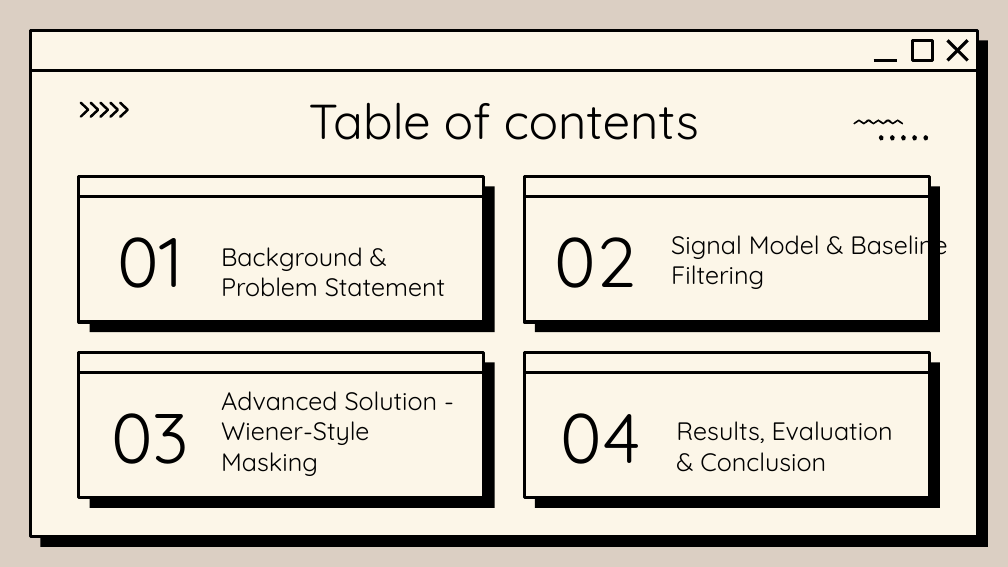
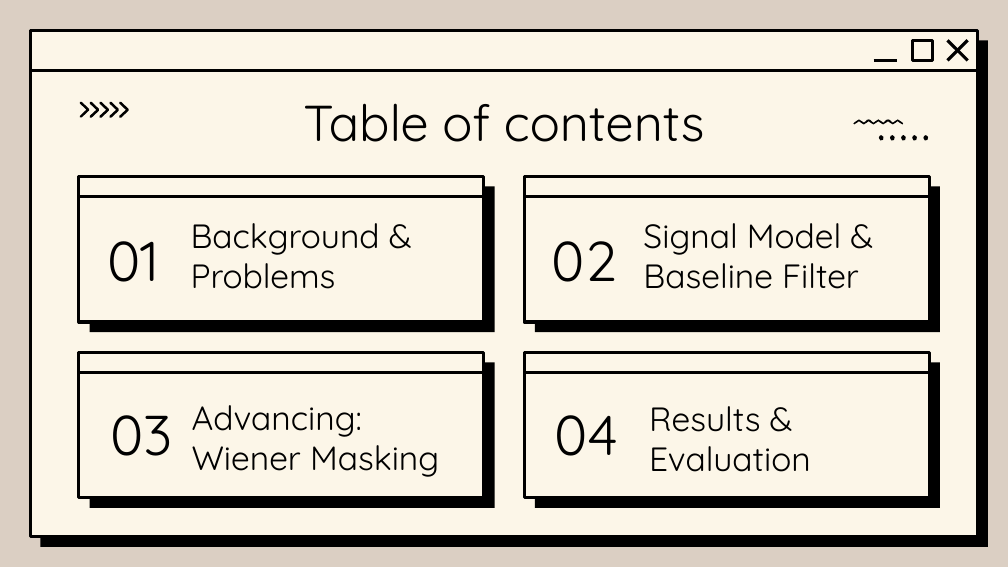
Before and after one commit to Xiejz959/2026-Signal-System-Pres, a slide deck: slide 2 of Slide/Slide_draft_4.0.pptx. Drawn at 1008x567 pixels with LibreOffice and Linux fonts; fonts in the diff are those of the drawing; background and template pictures are left out. Boxes give left, top, right and bottom in pixels: in the first picture for what was removed or moved away, otherwise in the second. Text is boxed around its words. In the diff, an @@ line names an element or a change of style, - is before the commit and + after.

```diff
--- a/Slide/Slide_draft_4.0.pptx
+++ b/Slide/Slide_draft_4.0.pptx
@@ title "Table of contents" at box(303, 103, 705, 142): size 35 to 36 pt @@
@@ title "01": place and size @@
-title "01" at box(118, 237, 183, 288)
+title "01" at box(107, 241, 159, 282)
@@ subtitle at box(191, 223, 380, 289): text changed; size 18 to 24 pt @@
-Background & Problem Statement
+Background & Problems
@@ subtitle at box(643, 223, 859, 289): text changed; size 18 to 24 pt @@
-Signal Model & Baseline Filtering
+Signal Model & Baseline Filter
@@ subtitle at box(192, 405, 439, 477): text changed; size 18 to 24 pt @@
-Advanced Solution - Wiener-Style Masking
+Advancing:
+Wiener Masking
@@ size 50 to 40 pt in 4 elements at box(107, 241, 159, 282), box(110, 415, 172, 456), box(552, 241, 617, 282), box(554, 415, 618, 456) @@
@@ subtitle at box(649, 406, 810, 472): text changed; size 18 to 24 pt @@
-Results, Evaluation & Conclusion
+Results & Evaluation
```
Also in this commit, not shown: 13 other slides changed, 1 slide added, 2 slides removed, 5 other files.
